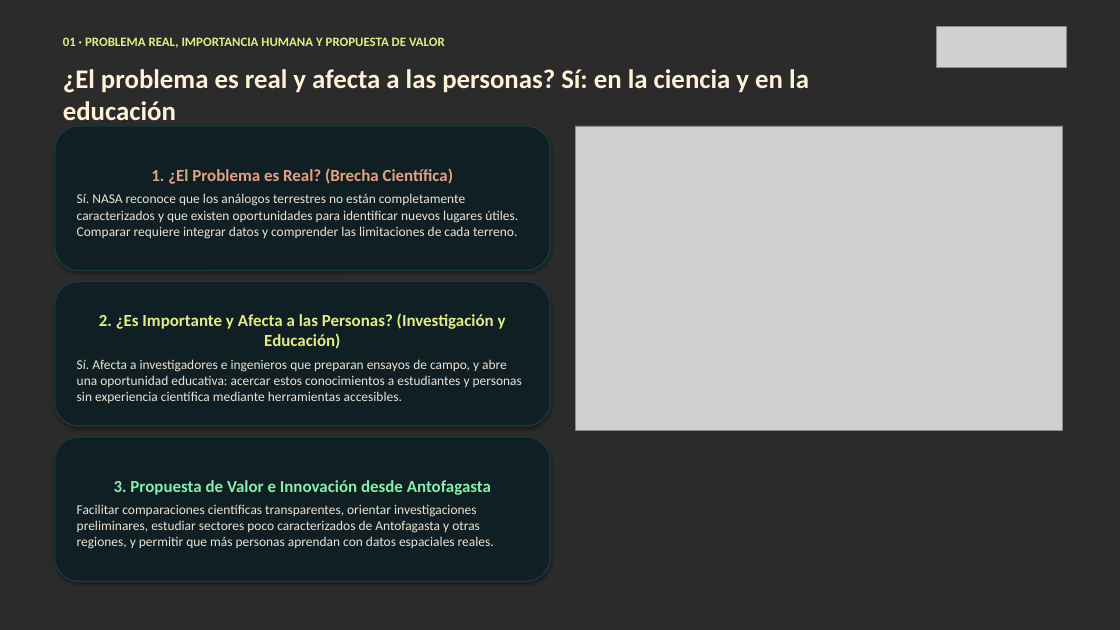
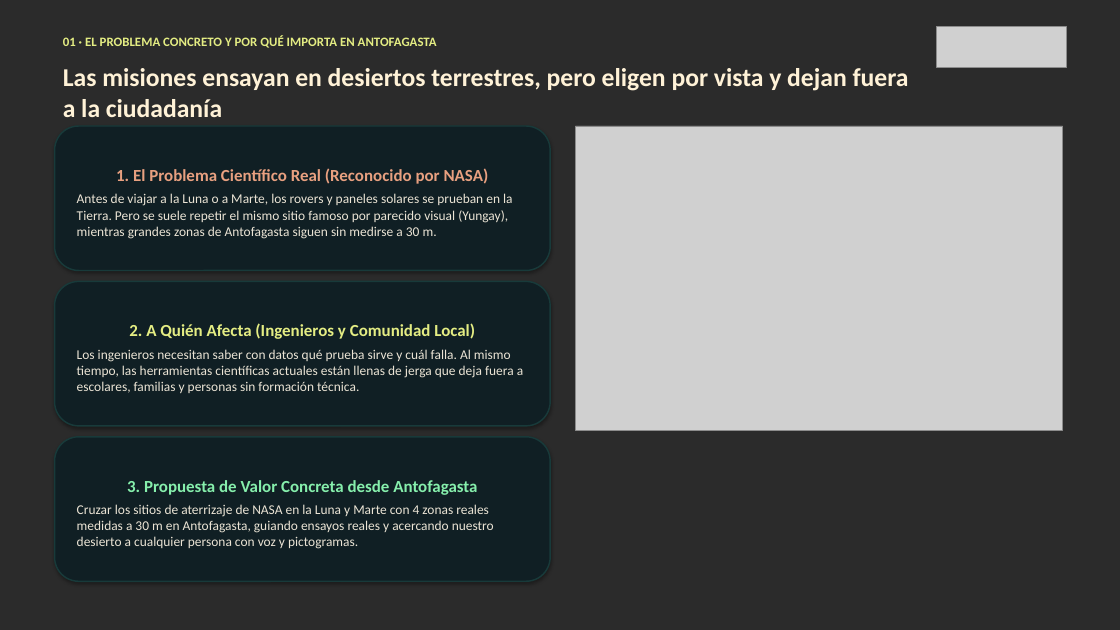
Before and after one commit to AnGeMoNs/Ckepi, a slide deck: slide 2 of docs/nehe/ckepi-pitch-es.pptx. Drawn at 1120x630 pixels with LibreOffice and Linux fonts; fonts in the diff are those of the drawing; grey boxes stand for pictures; background and template pictures are left out; a plain dark background stands for a picture behind light text. Boxes give left, top, right and bottom in pixels: in the first picture for what was removed or moved away, otherwise in the second. Text is boxed around its words. In the diff, an @@ line names an element or a change of style, - is before the commit and + after.

Commit message:
docs(nehe): enfocar pitch y PPTX/PDF (EN/ES) tras feedback de mentores en las 4 zonas de Antofagasta y modos Explorar/Ciencia

```diff
--- a/docs/nehe/ckepi-pitch-es.pptx
+++ b/docs/nehe/ckepi-pitch-es.pptx
@@ text at [63, 35, 437, 48]: text changed @@
-01 · PROBLEMA REAL, IMPORTANCIA HUMANA Y PROPUESTA DE VALOR
+01 · EL PROBLEMA CONCRETO Y POR QUÉ IMPORTA EN ANTOFAGASTA
@@ text at [63, 68, 909, 117]: text changed; size 23 to 22 pt @@
-¿El problema es real y afecta a las personas? Sí: en la ciencia y en la educación
+Las misiones ensayan en desiertos terrestres, pero eligen por vista y dejan fuera a la ciudadanía
@@ text in rounded rectangle at [77, 168, 513, 239]: text changed @@
-1. ¿El Problema es Real? (Brecha Científica)
-Sí. NASA reconoce que los análogos terrestres no están completamente caracterizados y que existen oportunidades para identificar nuevos lugares útiles. Comparar requiere integrar datos y comprender las limitaciones de cada terreno.
+1. El Problema Científico Real (Reconocido por NASA)
+Antes de viajar a la Luna o a Marte, los rovers y paneles solares se prueban en la Tierra. Pero se suele repetir el mismo sitio famoso por parecido visual (Yungay), mientras grandes zonas de Antofagasta siguen sin medirse a 30 m.
@@ text in rounded rectangle at [77, 323, 523, 393]: text changed @@
-2. ¿Es Importante y Afecta a las Personas? (Investigación y Educación)
-Sí. Afecta a investigadores e ingenieros que preparan ensayos de campo, y abre una oportunidad educativa: acercar estos conocimientos a estudiantes y personas sin experiencia científica mediante herramientas accesibles.
+2. A Quién Afecta (Ingenieros y Comunidad Local)
+Los ingenieros necesitan saber con datos qué prueba sirve y cuál falla. Al mismo tiempo, las herramientas científicas actuales están llenas de jerga que deja fuera a escolares, familias y personas sin formación técnica.
@@ text in rounded rectangle at [77, 480, 494, 549]: text changed @@
-3. Propuesta de Valor e Innovación desde Antofagasta
-Facilitar comparaciones científicas transparentes, orientar investigaciones preliminares, estudiar sectores poco caracterizados de Antofagasta y otras regiones, y permitir que más personas aprendan con datos espaciales reales.
+3. Propuesta de Valor Concreta desde Antofagasta
+Cruzar los sitios de aterrizaje de NASA en la Luna y Marte con 4 zonas reales medidas a 30 m en Antofagasta, guiando ensayos reales y acercando nuestro desierto a cualquier persona con voz y pictogramas.
```
Also in this commit, not shown: 6 other slides changed, 9 other files.
